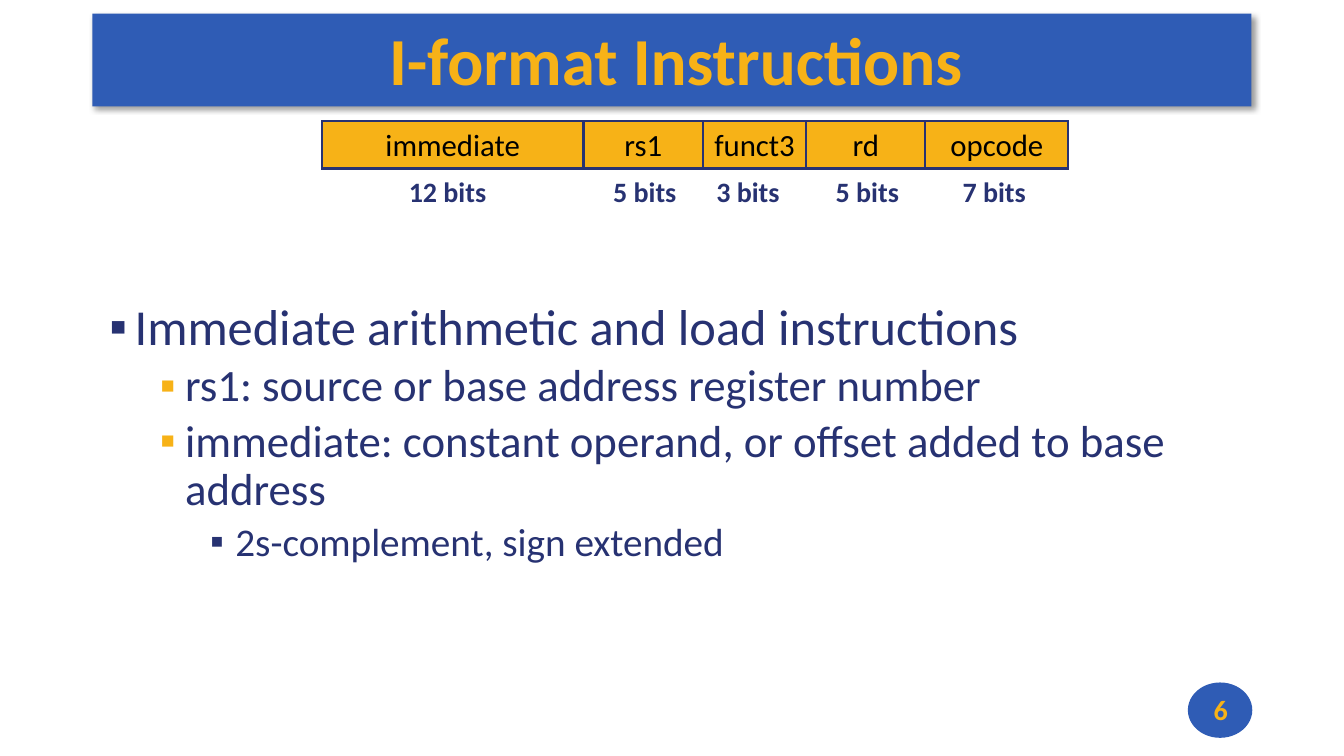
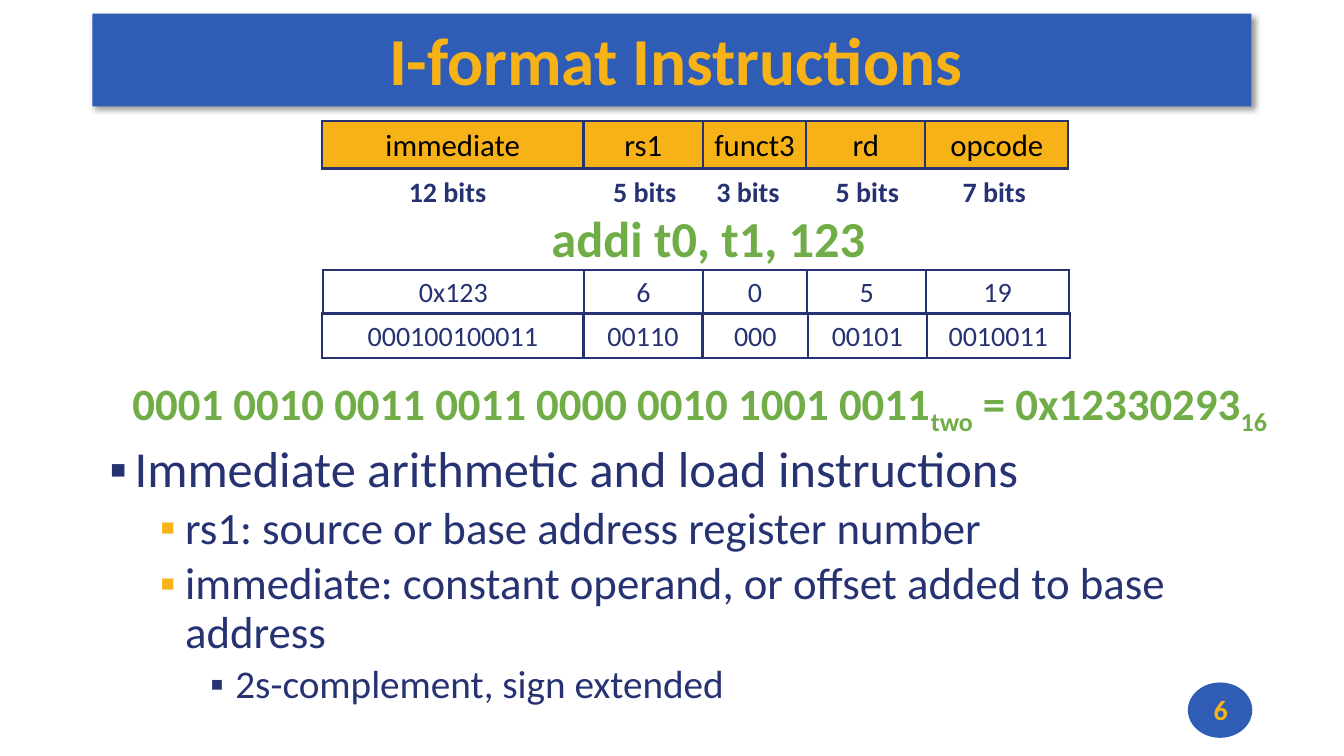
Before and after one commit to andrewt0301/hse-acos-course, a slide deck: slide 6 of docs/part1ca/04_Instructions/CA_Lecture_04.pptx. Drawn at 1344x756 pixels with LibreOffice and Linux fonts; fonts in the diff are those of the drawing. Boxes give left, top, right and bottom in pixels: in the first picture for what was removed or moved away, otherwise in the second. Text is boxed around its words. In the diff, an @@ line names an element or a change of style, - is before the commit and + after.

Commit message:
up

```diff
--- a/docs/part1ca/04_Instructions/CA_Lecture_04.pptx
+++ b/docs/part1ca/04_Instructions/CA_Lecture_04.pptx
@@ text added at bbox=[551, 221, 866, 264], 36 pt, text #70AD47, bold @@
+addi t0, t1, 123
@@ rectangle added at bbox=[323, 270, 585, 315], outline #273272 1.5 pt, 20 pt, text #273272 @@
+0x123
@@ rectangle added at bbox=[584, 270, 703, 315], outline #273272 1.5 pt, 20 pt, text #273272 @@
+6
@@ rectangle added at bbox=[703, 270, 807, 315], outline #273272 1.5 pt, 20 pt, text #273272 @@
+0
@@ rectangle added at bbox=[808, 270, 927, 315], outline #273272 1.5 pt, 20 pt, text #273272 @@
+5
@@ rectangle added at bbox=[927, 270, 1070, 315], outline #273272 1.5 pt, 20 pt, text #273272 @@
+19
@@ rectangle added at bbox=[323, 314, 585, 358], outline #273272 1.5 pt, 20 pt, text #273272 @@
+000100100011
@@ rectangle added at bbox=[584, 314, 703, 358], outline #273272 1.5 pt, 20 pt, text #273272 @@
+00110
@@ rectangle added at bbox=[703, 314, 809, 358], outline #273272 1.5 pt, 20 pt, text #273272 @@
+000
@@ rectangle added at bbox=[808, 314, 927, 358], outline #273272 1.5 pt, 20 pt, text #273272 @@
+00101
@@ rectangle added at bbox=[927, 314, 1070, 358], outline #273272 1.5 pt, 20 pt, text #273272 @@
+0010011
@@ text added at bbox=[132, 390, 829, 421], 32 pt, text #70AD47, bold @@
+0001 0010 0011 0011 0000 0010 1001 0011two = 0x1233029316
@@ text "Immediate arithmetic and load instructions": place and size @@
-text "Immediate arithmetic and load instructions" at bbox=[135, 310, 1165, 563]
+text "Immediate arithmetic and load instructions" at bbox=[135, 452, 1165, 705]
```
